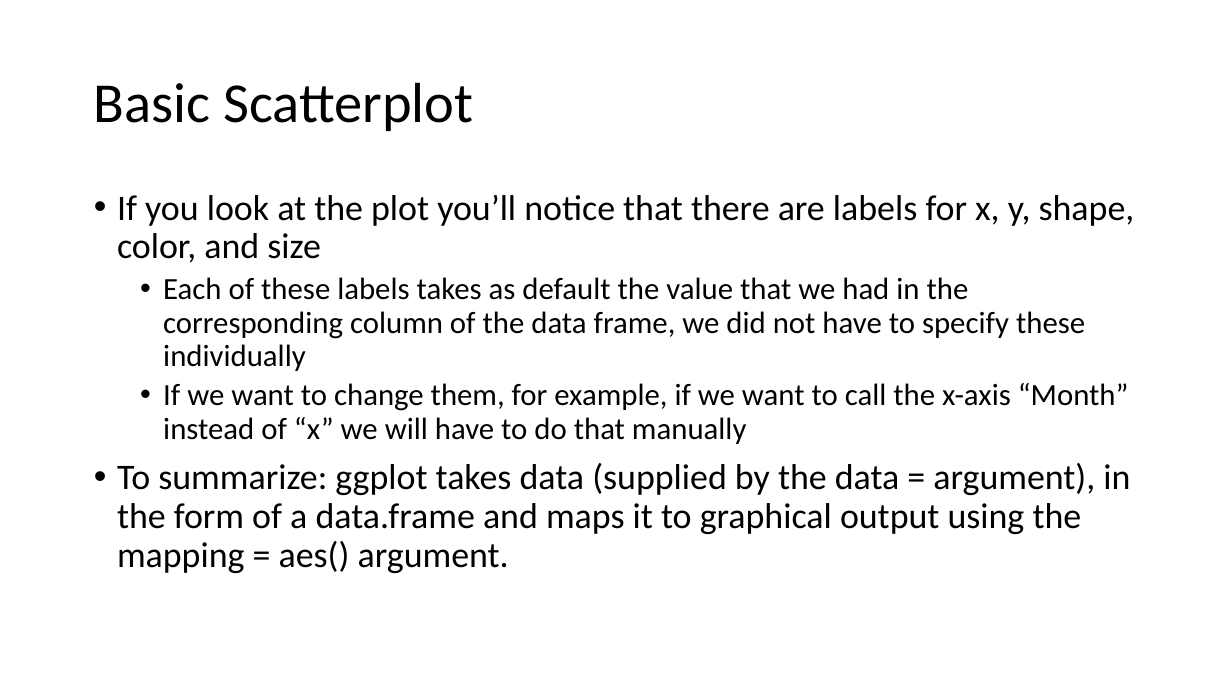
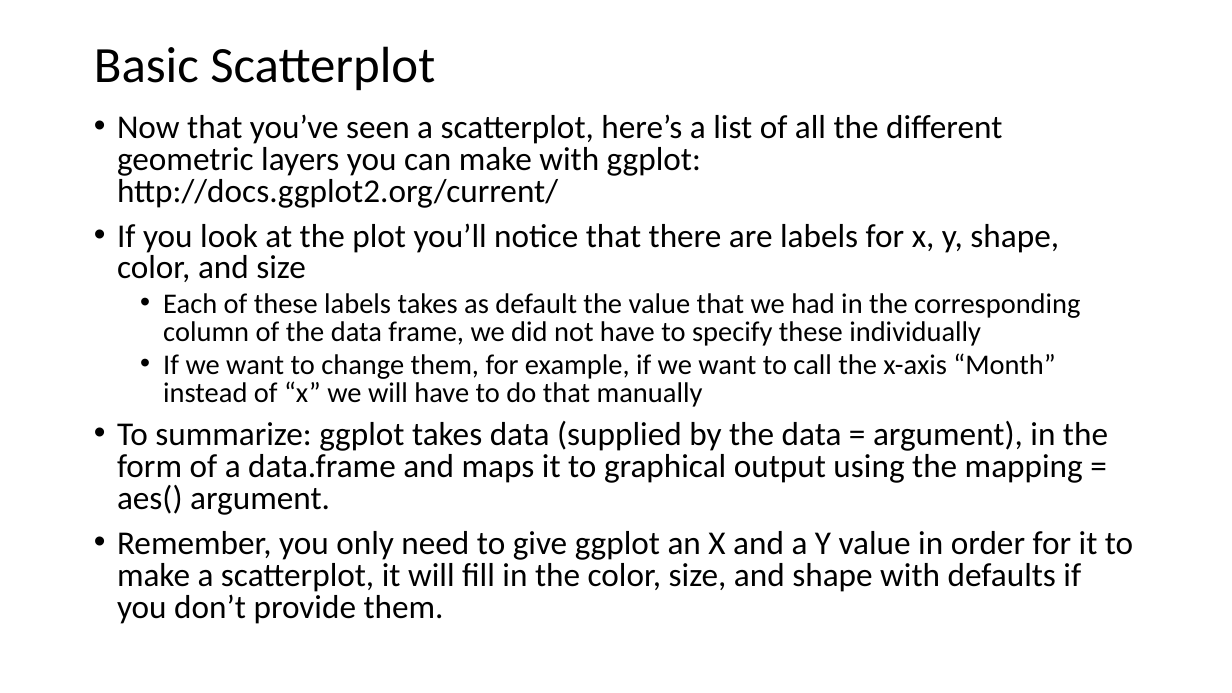
Before and after one commit to wampeh1/Ecog314_Spring2017, a slide deck: slide 11 of lecture7/GGPlot2_lecture.pptx. Drawn at 1232x693 pixels with LibreOffice and Linux fonts; fonts in the diff are those of the drawing. Boxes give left, top, right and bottom in pixels: in the first picture for what was removed or moved away, otherwise in the second. Text is boxed around its words. In the diff, an @@ line names an element or a change of style, - is before the commit and + after.

```diff
--- a/lecture7/GGPlot2_lecture.pptx
+++ b/lecture7/GGPlot2_lecture.pptx
@@ title "Basic Scatterplot" at (94, 46, 435, 91): size 44 to 39.6 pt @@
@@ text "Now that you’ve seen a ...": place and size @@
-text "Now that you’ve seen a ..." at (117, 195, 1135, 573)
+text "Now that you’ve seen a ..." at (117, 114, 1133, 624)
@@ text at (117, 114, 1002, 208): paragraph added @@
+• Now that you’ve seen a scatterplot, here’s a list of all the different geometric layers you can make with ggplot: http://docs.ggplot2.org/current/
@@ text at (117, 223, 1108, 515): size 28 to 25.9 pt in "If you look at the plot you’ll ...", "To summarize: ggplot takes data (supplied by ..."; size 24 to 22.2 pt in "Each of these labels takes as default ...", "If we want to change them, for ..."; line spacing 0.9 to 0.8 @@
@@ text at (117, 531, 1133, 624): paragraph added @@
+• Remember, you only need to give ggplot an X and a Y value in order for it to make a scatterplot, it will fill in the color, size, and shape with defaults if you don’t provide them.
```
Also in this commit, not shown: 6 other slides changed, 4 slides added.
